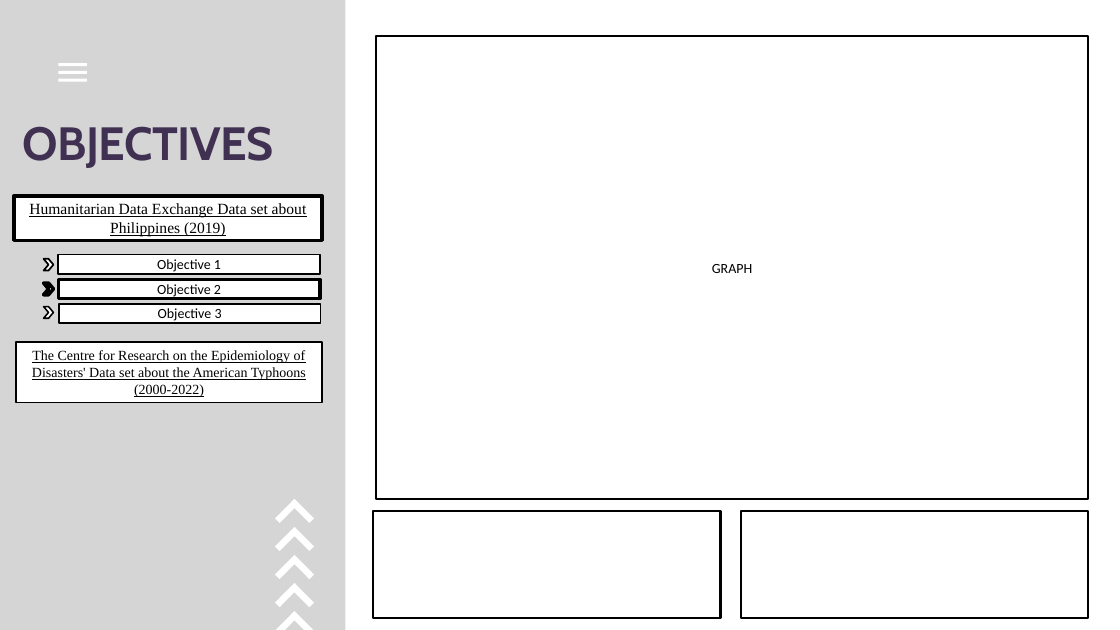
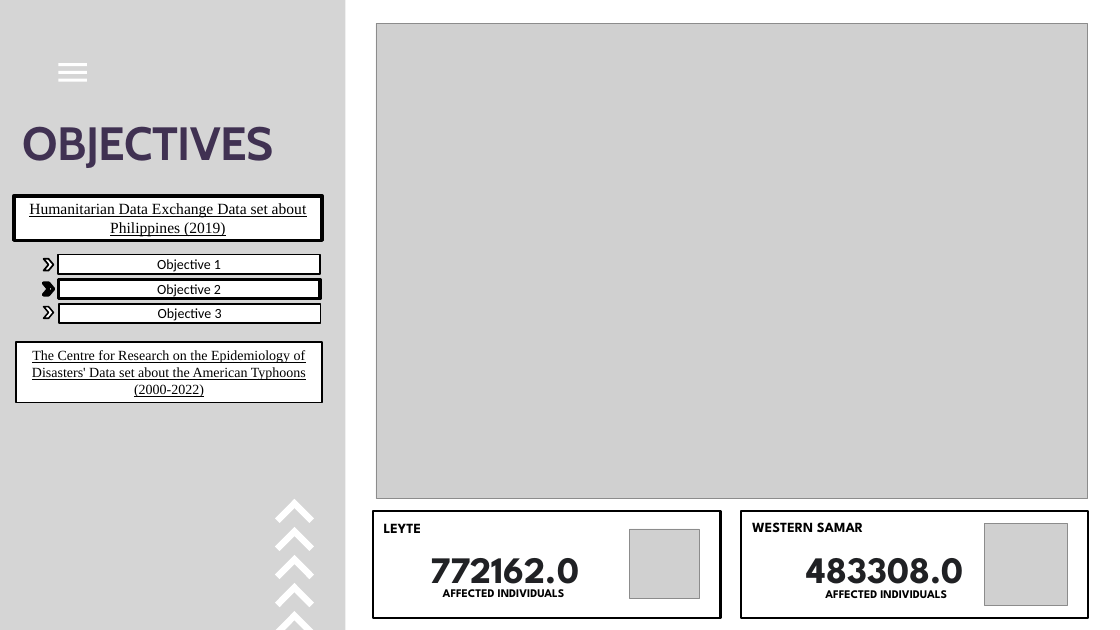
Before and after one commit to GEA960/ITBA-3207_TeamTyphoonAnalysts, a slide deck: slide 12 of Final PPT Template.pptx. Drawn at 1120x630 pixels with LibreOffice and Linux fonts; fonts in the diff are those of the drawing; grey boxes stand for pictures. Boxes give left, top, right and bottom in pixels: in the first picture for what was removed or moved away, otherwise in the second. Text is boxed around its words. In the diff, an @@ line names an element or a change of style, - is before the commit and + after.

```diff
--- a/Final PPT Template.pptx
+++ b/Final PPT Template.pptx
@@ picture added at (376,24,1088,499) @@
@@ rectangle removed at (376,36,1089,499) @@
-GRAPH
@@ text added at (384,523,422,533), 18 pt, text #000000, bold @@
+LEYTE
@@ picture added at (629,529,699,598) @@
@@ text added at (752,522,863,532), 18 pt, text #000000, bold @@
+WESTERN SAMAR
@@ picture added at (984,523,1067,605) @@
@@ text added at (430,558,579,595), 48 pt, text #202124, bold @@
+772162.0
@@ text added at (807,558,964,596), 48 pt, text #202124, bold @@
+483308.0
@@ text added at (443,589,565,597), 15 pt, text #000000, bold @@
+AFFECTED INDIVIDUALS
@@ text added at (825,590,947,598), 15 pt, text #000000, bold @@
+AFFECTED INDIVIDUALS
```
Also in this commit, not shown: 7 other slides changed.
